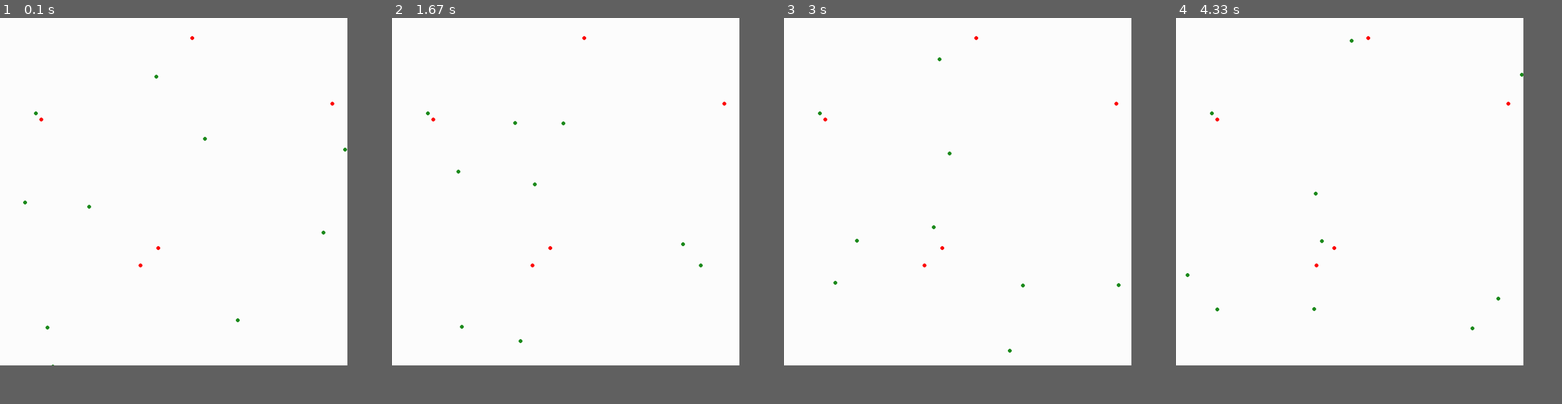
Above: before the commit, frames 1-4 (left to right).
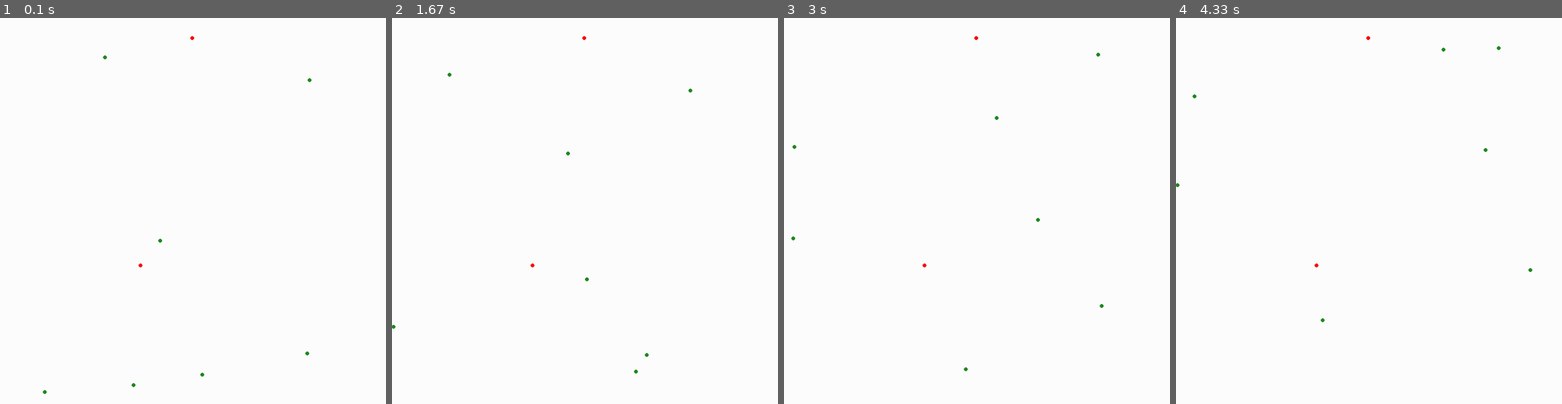
Above: after the commit, the same moments.

Repository: gregwinther/mas
Game: pygame game, started from task_search/pygame_task_search.py
Same seed, same stepped clock (60 frames per second), same inputs: the game is played once before the commit and once after it.
Inputs:
- Up to frame 1 (0.1 s): no input
- Up to frame 2 (1.67 s): no input
- Up to frame 3 (3 s): no input
- Up to frame 4 (4.33 s): no input
The window is 810x810 before the commit and 900x900 after it. Grey fills any space a smaller window leaves; there, only what the larger window draws over its background counts as a difference.

The runs differ from the first frame. In frame 1, 0.2% of the frame differs, in the area x 6-90%, y 9-98%; in frame 2, 0.2%; in frame 3, 0.2%; in frame 4, 0.2%, in the area x 0-93%, y 5-81%.

Commit message:
Fix bug
	Tasks were deleted when Tc was not met.

Diff:
--- a/task_search/pygame_task_search.py
+++ b/task_search/pygame_task_search.py
@@ -31,16 +31,9 @@
     def __init__(self, x, y, Tc=1, Tr=50):
         super().__init__()
         radius = 5  # Size of task
-        # self.image = pygame.Surface([Tr*2]*2)
         self.image = pygame.Surface([radius * 2] * 2)
         self.image.fill(BACKGROUND)
         pygame.draw.circle(self.image, RED, (radius, radius), radius)
-        # pygame.draw.circle(
-        #     self.image, RED, (Tr, Tr), radius
-        # )
-        # pygame.draw.circle(
-        #     self.image, RED, (Tr, Tr), Tr, 1
-        # )
 
         self.pos = np.array([x, y])
         self.rect = self.image.get_rect()
@@ -48,17 +41,15 @@
 
         # Task capacity
         self.Tc = Tc
-        self.tasked_agents = 0
+        self.tasked_agents = pygame.sprite.Group()
 
         # Task radius
         self.Tr = Tr
 
     def update(self):
-        # x, y = self.pos
-        # self.rect.x = x
-        # self.rect.y = y
-
-        if self.tasked_agents >= self.Tc:
+
+        # Task completion
+        if len(self.tasked_agents) >= self.Tc:
             self.kill()
 
 
@@ -211,7 +202,7 @@
                 for agent in self.agents:
                     agent.tasked = False
                     agent.called = False
-                self.tasked_agents.empty()
+                # self.tasked_agents.empty()
 
             # Checking if a task is found
             for agent in self.agents:
@@ -220,8 +211,7 @@
                     if abs(distance) < task.Tr and not agent.tasked:
                         print(f"Aha! A task at {task.pos}")
                         agent.tasked = True
-                        self.tasked_agents.add(agent)
-                        task.tasked_agents += 1
+                        task.tasked_agents.add(agent)
 
             # Call out (and off)
             if self.communicate:
@@ -249,12 +239,12 @@
 
 if __name__ == "__main__":
 
-    simulation = Simulation(900)
-    simulation.cycles = 810
-    # simulation.communicate = True
+    simulation = Simulation(1000)
+    simulation.cycles = 1000
+    simulation.communicate = True
     simulation.write = True
-    simulation.n_T = 5
+    simulation.n_T = 2
     simulation.Tr = 50
-    simulation.n_R = 10
-    simulation.Tc = 2
+    simulation.n_R = 7
+    simulation.Tc = 3
     simulation.start()
